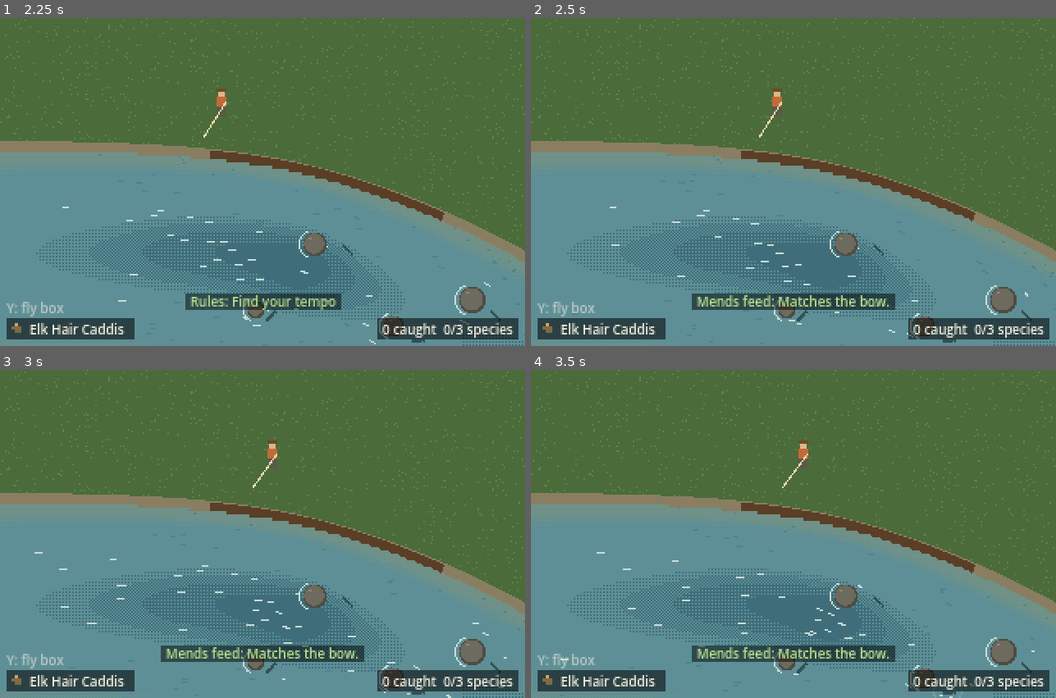
Above: before the commit, frames 1-4 (two rows, left to right).
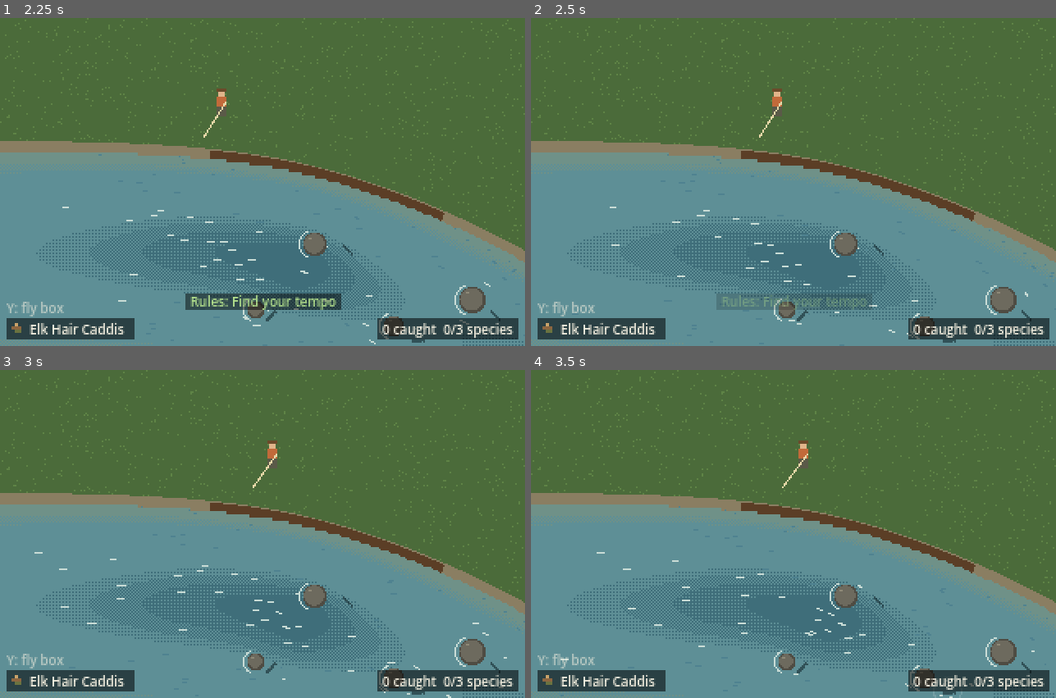
Above: after the commit, the same moments.

Repository: travernorm/Lodge
Game: Godot game, scene res://scenes/main.tscn
The game is run twice, just before and just after one commit, with the same random seed, the same clock (stepped at 60 frames per second) and the same inputs.
Inputs (mouse positions are in pixels of both pictures, inside the frame that each line leads up to):
- Up to frame 1 (2.25 s): tap Enter at 0.5 s; move the mouse to (378, 165) at 0.52 s; hold D (move_right) 0.53-1.25 s; tap F (change_fly) at 0.6 s; click (378, 165) at 0.67 s; tap Tab (cycle_rules) at 0.8 s; drag from (157, 198) to (236, 247) at 1.27 s; move the mouse to (315, 109) at 2.02 s; hold D (move_right) from 2.03 s (still down); tap Space (interact) at 2.1 s
- Up to frame 2 (2.5 s): keep holding D (move_right); tap M (mend) at 2.3 s
- Up to frame 3 (3 s): release D (move_right) at 2.75 s; drag from (236, 599) to (105, 484) at 2.77 s
- Up to frame 4 (3.5 s): no input

Frame 1 is identical in both runs. In frame 2, 1.9% of the frame differs, in the area x 30-70%, y 84-89%; in frame 3, 1.9%; in frame 4, 1.9%.

Commit message:
Keep Matches the bow as the only mend feed
Traver picked Matches the bow from the mend feed experiment. Each mend
feeds as much line as the belly had bowed (0.5 m to 2.75 m). Removes
Flat and Taper and the Square / M switch while reeled in.

Co-Authored-By: Claude Opus 5.5 <noreply@anthropic.com>
Claude-Session: https://claude.ai/code/session_011A7L2orEuRzVqokfuFB7zA

Diff:
--- a/scripts/fishing/drift_model.gd
+++ b/scripts/fishing/drift_model.gd
@@ -9,7 +9,7 @@
 ## refuse a dragging fly. A mend (right-stick loop) flips the belly back upstream.
 ## Mend too early, with no bow to fix, and you yank the fly.
 ##
-## Each mend also feeds out line (a feel experiment, see MendFeed below), so
+## Each mend also feeds out line, as much as the belly had bowed downstream, so
 ## mending again and again lengthens the drift.
 
 ## Distances in metres, speeds in m/s (REQ-0001).
@@ -24,18 +24,10 @@
 const OVER_MEND := 1.75  # bow (m) after a mend more upstream than this jolts the fly
 const JOLT_TIME := 0.25
 
-## How a mend feeds out line. Feel experiment: Traver plays them and picks.
-##   FLAT       the same amount every mend
-##   MATCH_BOW  as much as the belly had bowed downstream (MEND_FEED_MIN to
-##              MEND_SHIFT): a late, big mend feeds more than a small early
-##              one. Always enough that the flipped belly isn't pulled
-##              straight again
-##   TAPER      a lot on the first mend, less on each one after
-enum MendFeed { FLAT, MATCH_BOW, TAPER }
-const MEND_FEED_NAMES: Array[String] = ["Flat 1 m", "Matches the bow", "Taper"]
-const MEND_FEED_FLAT := 1.0  # m fed per mend (FLAT)
-const MEND_FEED_MIN := 0.5  # m fed at least (MATCH_BOW)
-const MEND_FEED_TAPER := 1.5  # m fed on the first mend (TAPER); then 1.5/(1 + 0.5 n)
+## A mend feeds out as much line as the belly had bowed downstream, between
+## MEND_FEED_MIN and MEND_SHIFT: a late, big mend feeds more than a small early
+## one. Always enough that the flipped belly isn't pulled straight again.
+const MEND_FEED_MIN := 0.5  # m fed at least on every mend
 ## Most line that can be out (m): what a full-length 14.75 m cast lands with.
 const LINE_LIMIT := 14.75 + SLACK + 14.75 * SLACK_PER_M
 
@@ -51,11 +43,8 @@
 var drag := 0.0
 ## Set by the last mend(): it moved the fly.
 var over_mended := false
-var mend_feed := MendFeed.FLAT
 ## Set by the last mend(): the line (m) it fed out. 0 once the line is all out.
 var fed := 0.0
-## Mends since the fly landed.
-var mends := 0
 ## How fast (m/s) the fly moved against the water under it in the last update:
 ## 0 when it rides the current, more when drag, a jolt or a tight line pulls it.
 var slip := 0.0
@@ -74,7 +63,6 @@
 	_jolt = 0.0
 	over_mended = false
 	fed = 0.0
-	mends = 0
 
 
 ## How far the belly is bowed downstream of the straight line to the fly.
@@ -114,17 +102,10 @@
 	var before := line_length
 	var bowed := bow()
 	belly -= downstream * MEND_SHIFT
-	match mend_feed:
-		MendFeed.FLAT:
-			line_length += MEND_FEED_FLAT
-		MendFeed.MATCH_BOW:
-			var needs := tip.distance_to(belly) + belly.distance_to(fly)
-			line_length = maxf(needs, line_length + clampf(bowed, MEND_FEED_MIN, MEND_SHIFT))
-		MendFeed.TAPER:
-			line_length += MEND_FEED_TAPER / (1.0 + 0.5 * mends)
+	var needs := tip.distance_to(belly) + belly.distance_to(fly)
+	line_length = maxf(needs, line_length + clampf(bowed, MEND_FEED_MIN, MEND_SHIFT))
 	line_length = minf(line_length, maxf(LINE_LIMIT, before))
 	fed = line_length - before
-	mends += 1
 	over_mended = bow() < -OVER_MEND
 	if over_mended:
 		_jolt = JOLT_TIME
--- a/scripts/fishing/fishing_controller.gd
+++ b/scripts/fishing/fishing_controller.gd
@@ -9,8 +9,7 @@
 ##   push and hold           rod pressure while fighting a fish
 ##
 ## Shortcuts: X / Square (M on keyboard) mends, the same as a stick loop.
-## Each mend feeds out line. While reeled in, the same button switches how much
-## (DriftModel.MendFeed, a feel experiment).
+## Each mend feeds out line, as much as the belly had bowed.
 ## A / Cross / Space sets the hook too, and holding it while fighting is full
 ## pressure straight up.
 ##
@@ -151,7 +150,7 @@
 		states.append("%s:%s" % [String(f.species.id).left(3), Fish.State.keys()[f.state].left(4).to_lower()])
 	lines.append(" ".join(states))
 	lines.append("bites  %s" % take_rules.display_name)
-	lines.append("mends feed  %s  line %.1f m" % [DriftModel.MEND_FEED_NAMES[drift.mend_feed], drift.line_length])
+	lines.append("line out  %.1f m" % drift.line_length)
 	return lines
 
 
@@ -162,9 +161,6 @@
 
 	if Input.is_action_just_pressed(Controls.CHANGE_FLY):
 		_change_fly()
-	if Input.is_action_just_pressed(Controls.MEND) and phase == Phase.NONE \
-			and _cast.model.state == CastModel.State.IDLE:
-		_cycle_mend_feed()
 
 	match phase:
 		Phase.DRIFT:
@@ -195,12 +191,6 @@
 	var fly := current_fly()
 	var kinds := fly.kinds_text()
 	_cast.show_message("Tied on a %s%s." % [fly.display_name, " (%s)" % kinds if kinds != "" else ""], 1.0)
-
-
-## Feel experiment: switch how much line each mend feeds out.
-func _cycle_mend_feed() -> void:
-	drift.mend_feed = ((drift.mend_feed + 1) % DriftModel.MendFeed.size()) as DriftModel.MendFeed
-	_cast.show_message("Mends feed: %s." % DriftModel.MEND_FEED_NAMES[drift.mend_feed], 1.0)
 
 
 # --- Drift -----------------------------------------------------------------
--- a/tests/mend_feed_test.gd
+++ b/tests/mend_feed_test.gd
@@ -1,6 +1,6 @@
 extends SceneTree
-## Headless tests for mends feeding out line (DriftModel.MendFeed, a feel
-## experiment with three variants).
+## Headless tests for mends feeding out line: each mend feeds as much line as
+## the belly had bowed downstream (DriftModel.MEND_FEED_MIN to MEND_SHIFT).
 ##   godot --headless --path . --script res://tests/mend_feed_test.gd
 
 const DT := 1.0 / 60.0
@@ -10,13 +10,10 @@
 
 func _initialize() -> void:
 	_test_every_mend_feeds_line()
-	_test_flat_feeds_the_same_each_time()
-	_test_match_bow_keeps_the_mend()
-	_test_match_bow_feeds_more_for_a_bigger_bow()
-	_test_taper_feeds_less_each_time()
+	_test_mend_keeps_its_shape()
+	_test_bigger_bow_feeds_more()
 	_test_line_stops_at_the_limit()
 	_test_more_line_drifts_further()
-	_test_start_resets_the_count()
 	if _failures == 0:
 		print("Mend feed tests passed.")
 		quit(0)
@@ -25,9 +22,8 @@
 		quit(1)
 
 
-func _drift(mode: DriftModel.MendFeed) -> DriftModel:
+func _drift() -> DriftModel:
 	var d := DriftModel.new()
-	d.mend_feed = mode
 	d.start(Vector2(20, 16.25), Vector2(20, 8.75))
 	return d
 
@@ -35,71 +31,52 @@
 ## Mending as the line bows, the way a player does: every mend feeds line.
 func _test_every_mend_feeds_line() -> void:
 	var flow := func(p: Vector2): return Vector2(6.25 if p.y > 10.625 else 1.5, 0)
-	for mode in DriftModel.MendFeed.values():
-		var d := _drift(mode)
-		var ok := true
-		var fed := PackedStringArray()
-		for i in 180:
-			d.update(DT, flow)
-			if d.bow() > 1.0:
-				var before := d.line_length
-				d.mend()
-				fed.append("%.2f" % d.fed)
-				ok = ok and d.fed > 0.0 and is_equal_approx(d.line_length, before + d.fed)
-		_check(ok and d.mends >= 3, "mend feed: all %d mends feed line (%s: %s m)" % [
-			d.mends, DriftModel.MEND_FEED_NAMES[mode], ", ".join(fed)])
-
-
-func _test_flat_feeds_the_same_each_time() -> void:
-	var d := _drift(DriftModel.MendFeed.FLAT)
-	var start := d.line_length
-	for i in 3:
-		d.mend()
-		_check(is_equal_approx(d.fed, DriftModel.MEND_FEED_FLAT), "mend feed: flat feeds %.1f m on mend %d" % [DriftModel.MEND_FEED_FLAT, i + 1])
-	_check(is_equal_approx(d.line_length, start + 3.0 * DriftModel.MEND_FEED_FLAT), "mend feed: flat adds up over 3 mends")
+	var d := _drift()
+	var ok := true
+	var fed := PackedStringArray()
+	for i in 180:
+		d.update(DT, flow)
+		if d.bow() > 1.0:
+			var before := d.line_length
+			d.mend()
+			fed.append("%.2f" % d.fed)
+			ok = ok and d.fed >= DriftModel.MEND_FEED_MIN and is_equal_approx(d.line_length, before + d.fed)
+	_check(ok and fed.size() >= 3, "mend feed: all %d mends feed line (%s m)" % [fed.size(), ", ".join(fed)])
 
 
 ## The flipped belly isn't pulled straight again: the line covers it.
-func _test_match_bow_keeps_the_mend() -> void:
-	var d := _drift(DriftModel.MendFeed.MATCH_BOW)
+func _test_mend_keeps_its_shape() -> void:
+	var d := _drift()
 	d.mend()
 	var path := d.tip.distance_to(d.belly) + d.belly.distance_to(d.fly)
 	_check(d.line_length >= path - 0.001 and d.fed >= DriftModel.MEND_FEED_MIN,
-		"mend feed: matches the bow covers the flipped belly (line %.2f m, path %.2f m)" % [d.line_length, path])
+		"mend feed: the line covers the flipped belly (line %.2f m, path %.2f m)" % [d.line_length, path])
 	var belly := d.belly
 	d.update(DT, func(_p: Vector2): return Vector2.ZERO)
 	_check(d.belly.distance_to(belly) < 0.01, "mend feed: the belly stays where the mend put it")
 
 
-func _test_match_bow_feeds_more_for_a_bigger_bow() -> void:
-	var small := _drift(DriftModel.MendFeed.MATCH_BOW)
+func _test_bigger_bow_feeds_more() -> void:
+	var small := _drift()
 	small.belly += small.downstream * 1.0
 	small.mend()
-	var big := _drift(DriftModel.MendFeed.MATCH_BOW)
+	var big := _drift()
 	big.belly += big.downstream * 2.0
 	big.mend()
+	var huge := _drift()
+	huge.belly += huge.downstream * 5.0
+	huge.mend()
 	_check(big.fed > small.fed and is_equal_approx(small.fed, 1.0),
-		"mend feed: matches the bow feeds more for a bigger bow (%.2f m vs %.2f m)" % [big.fed, small.fed])
-
-
-func _test_taper_feeds_less_each_time() -> void:
-	var d := _drift(DriftModel.MendFeed.TAPER)
-	var last := INF
-	var ok := true
-	for i in 4:
-		d.mend()
-		ok = ok and d.fed < last
-		last = d.fed
-	_check(ok, "mend feed: taper feeds less on each mend (last %.2f m)" % last)
+		"mend feed: a bigger bow feeds more (%.2f m vs %.2f m)" % [big.fed, small.fed])
+	_check(huge.fed <= DriftModel.MEND_SHIFT + 0.001, "mend feed: at most %.2f m per mend (%.2f m)" % [DriftModel.MEND_SHIFT, huge.fed])
 
 
 func _test_line_stops_at_the_limit() -> void:
-	for mode in DriftModel.MendFeed.values():
-		var d := _drift(mode)
-		for i in 60:
-			d.mend()
-		_check(d.line_length <= DriftModel.LINE_LIMIT + 0.001 and is_zero_approx(d.fed),
-			"mend feed: line stops at %.1f m (%s)" % [DriftModel.LINE_LIMIT, DriftModel.MEND_FEED_NAMES[mode]])
+	var d := _drift()
+	for i in 60:
+		d.mend()
+	_check(d.line_length <= DriftModel.LINE_LIMIT + 0.001 and is_zero_approx(d.fed),
+		"mend feed: line stops at %.1f m" % DriftModel.LINE_LIMIT)
 	# A cast already past the limit doesn't lose line on a mend.
 	var long := DriftModel.new()
 	long.start(Vector2.ZERO, Vector2(17, 0))
@@ -111,12 +88,8 @@
 ## The point of it: mending again and again lets the fly drift further.
 func _test_more_line_drifts_further() -> void:
 	var flow := func(_p: Vector2): return Vector2(1.5, 0)
-	var plain := DriftModel.new()
-	plain.mend_feed = DriftModel.MendFeed.FLAT
-	plain.start(Vector2(20, 16.25), Vector2(20, 8.75))
-	var mended := DriftModel.new()
-	mended.mend_feed = DriftModel.MendFeed.FLAT
-	mended.start(Vector2(20, 16.25), Vector2(20, 8.75))
+	var plain := _drift()
+	var mended := _drift()
 	for i in 600:
 		plain.update(DT, flow)
 		mended.update(DT, flow)
@@ -129,16 +102,6 @@
 		"mend feed: mending lets the fly drift further (%.1f m vs %.1f m)" % [reach_mended, reach_plain])
 
 
-func _test_start_resets_the_count() -> void:
-	var d := _drift(DriftModel.MendFeed.TAPER)
-	d.mend()
-	d.mend()
-	d.start(Vector2(20, 16.25), Vector2(20, 8.75))
-	d.mend()
-	_check(is_equal_approx(d.fed, DriftModel.MEND_FEED_TAPER) and d.mends == 1,
-		"mend feed: a new cast starts the taper over")
-
-
 func _check(ok: bool, label: String) -> void:
 	if ok:
 		print("  ok    ", label)
--- a/tests/playthrough_test.gd
+++ b/tests/playthrough_test.gd
@@ -115,8 +115,7 @@
 	if not await _mend_button_pass():
 		return
 
-	# 2a'. Square / M while reeled in switches how much each mend feeds out,
-	# and every mend in a drift feeds line under each variant.
+	# 2a'. Every mend in a drift feeds out line.
 	if not await _mend_feed_pass():
 		return
 
@@ -184,41 +183,27 @@
 	return ok
 
 
-## Feel experiment: each mend feeds out line; Square / M while reeled in
-## switches the variant and comes back round.
+## Each mend in a drift feeds out line.
 func _mend_feed_pass() -> bool:
 	var chance: float = _trout.species.bite_chance
 	_trout.species.bite_chance = 0.0
-	var count := DriftModel.MendFeed.size()
-	var start: int = _fishing.drift.mend_feed
+	await _cast_once(0)
 	var ok := true
-	for i in count:
-		await _cast_once(0)
-		if _fishing.phase != 1:
-			_fail("Cast for the mend feed pass didn't start a drift")
-			ok = false
-			break
-		var before: float = _fishing.drift.line_length
-		await _tap(&"mend")
-		await _tap(&"mend")
-		if _fishing.drift.mends != 2 or _fishing.drift.line_length <= before:
-			_fail("Mends didn't feed line (%s: %.2f m -> %.2f m)" % [
-				DriftModel.MEND_FEED_NAMES[_fishing.drift.mend_feed], before, _fishing.drift.line_length])
-			ok = false
-			break
-		await _tap(&"back")
-		var mode: int = _fishing.drift.mend_feed
-		await _tap(&"mend")
-		if _fishing.drift.mend_feed != (mode + 1) % count:
-			_fail("Square / M while reeled in didn't switch the mend feed")
-			ok = false
-			break
-	if ok and _fishing.drift.mend_feed != start:
-		_fail("Mend feed didn't come back round to the first variant")
+	if _fishing.phase != 1:
+		_fail("Cast for the mend feed pass didn't start a drift")
 		ok = false
+	else:
+		for i in 2:
+			var before: float = _fishing.drift.line_length
+			await _tap(&"mend")
+			if _fishing.drift.line_length < before + DriftModel.MEND_FEED_MIN - 0.001:
+				_fail("Mend %d didn't feed line (%.2f m -> %.2f m)" % [i + 1, before, _fishing.drift.line_length])
+				ok = false
+				break
+	await _tap(&"back")
 	_trout.species.bite_chance = chance
 	if ok:
-		print("  ok    every mend feeds line under %d variants; Square / M switches them while reeled in" % count)
+		print("  ok    every mend feeds out line")
 	return ok
 
 
